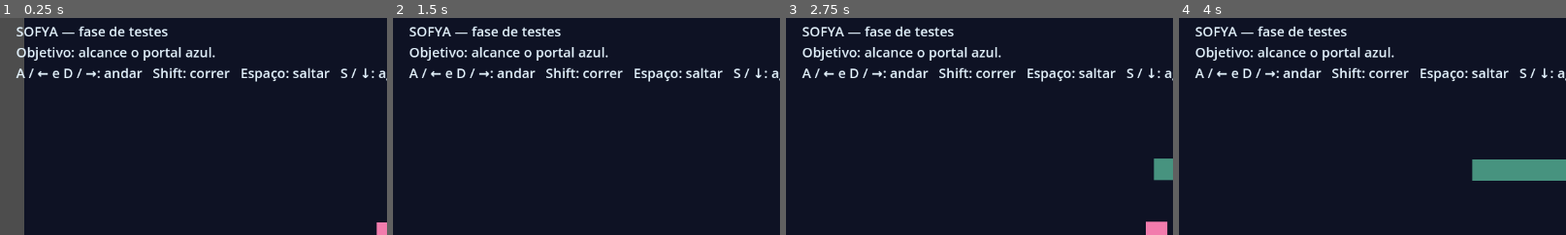
Above: before the commit, frames 1-4 (left to right).
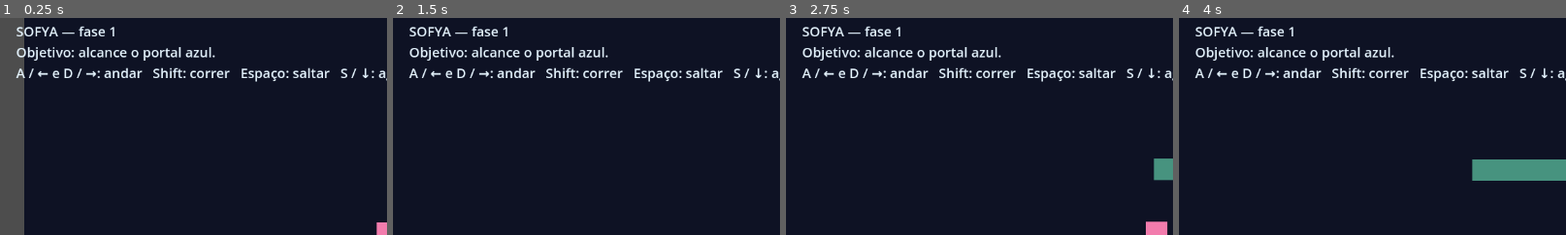
Above: after the commit, the same moments.

Repository: willianschultz/sofya
Game: Godot game, scene res://scenes/main.tscn
Same seed, same stepped clock (60 frames per second), same inputs: the game is played once before the commit and once after it.
Inputs:
- Up to frame 1 (0.25 s): no input
- Up to frame 2 (1.5 s): hold S (crouch) 0.53-1.28 s; hold D (move_right) from 0.53 s (still down); tap Space (jump) at 0.77 s; tap Shift (run) at 1.35 s
- Up to frame 3 (2.75 s): tap Space (jump) at 1.52 s; release D (move_right) at 2.03 s; hold A (move_left) from 2.03 s (still down); hold S (crouch) from 2.03 s (still down)
- Up to frame 4 (4 s): release A (move_left) at 2.78 s; release S (crouch) at 2.78 s; hold D (move_right) from 2.78 s (still down); tap Shift (run) at 2.85 s; tap Space (jump) at 3.02, 3.77 s; hold S (crouch) from 3.53 s (still down)
The pictures show only the part of the screen within x 0-50%, y 2-52%; the shares and areas given below are measured in that part.

The runs differ from the first frame. In frame 1, 0.4% of the frame differs, in the area x 28-44%, y 3-9%; in frame 2, 0.4%; in frame 3, 0.4%; in frame 4, 0.4%.

Commit message:
feat: add second level transition

Diff:
--- /dev/null
+++ b/scenes/level_02.tscn
@@ -0,0 +1,64 @@
+[gd_scene load_steps=6 format=3]
+
+[ext_resource type="PackedScene" path="res://scenes/player.tscn" id="1_player"]
+[ext_resource type="PackedScene" path="res://scenes/level_exit.tscn" id="2_exit"]
+
+[sub_resource type="RectangleShape2D" id="FloorShape"]
+size = Vector2(1800, 64)
+
+[sub_resource type="RectangleShape2D" id="PlatformOneShape"]
+size = Vector2(220, 32)
+
+[sub_resource type="RectangleShape2D" id="PlatformTwoShape"]
+size = Vector2(180, 32)
+
+[node name="Level02" type="Node2D"]
+
+[node name="Background" type="Polygon2D" parent="."]
+polygon = PackedVector2Array(-400, -400, 1800, -400, 1800, 1000, -400, 1000)
+color = Color(0.1, 0.06, 0.16, 1)
+
+[node name="Floor" type="StaticBody2D" parent="."]
+position = Vector2(500, 580)
+
+[node name="Visual" type="Polygon2D" parent="Floor"]
+polygon = PackedVector2Array(-900, -32, 900, -32, 900, 32, -900, 32)
+color = Color(0.28, 0.22, 0.42, 1)
+
+[node name="CollisionShape2D" type="CollisionShape2D" parent="Floor"]
+shape = SubResource("FloorShape")
+
+[node name="PlatformOne" type="StaticBody2D" parent="."]
+position = Vector2(410, 430)
+
+[node name="Visual" type="Polygon2D" parent="PlatformOne"]
+polygon = PackedVector2Array(-110, -16, 110, -16, 110, 16, -110, 16)
+color = Color(0.57, 0.39, 0.72, 1)
+
+[node name="CollisionShape2D" type="CollisionShape2D" parent="PlatformOne"]
+shape = SubResource("PlatformOneShape")
+
+[node name="PlatformTwo" type="StaticBody2D" parent="."]
+position = Vector2(730, 330)
+
+[node name="Visual" type="Polygon2D" parent="PlatformTwo"]
+polygon = PackedVector2Array(-90, -16, 90, -16, 90, 16, -90, 16)
+color = Color(0.66, 0.45, 0.78, 1)
+
+[node name="CollisionShape2D" type="CollisionShape2D" parent="PlatformTwo"]
+shape = SubResource("PlatformTwoShape")
+
+[node name="Player" parent="." instance=ExtResource("1_player")]
+position = Vector2(140, 400)
+
+[node name="Exit" parent="." instance=ExtResource("2_exit")]
+position = Vector2(730, 264)
+
+[node name="Interface" type="CanvasLayer" parent="."]
+
+[node name="Instructions" type="Label" parent="Interface"]
+offset_left = 24.0
+offset_top = 20.0
+theme_override_colors/font_color = Color(0.96, 0.9, 1, 1)
+theme_override_font_sizes/font_size = 20
+text = "SOFYA — fase 2\nObjetivo: alcance o portal azul para concluir a demonstração."
--- a/scenes/main.tscn
+++ b/scenes/main.tscn
@@ -66,6 +66,7 @@
 
 [node name="Exit" parent="." instance=ExtResource("2_exit")]
 position = Vector2(1100, 184)
+next_scene_path = "res://scenes/level_02.tscn"
 
 [node name="Interface" type="CanvasLayer" parent="."]
 
@@ -74,4 +75,4 @@
 offset_top = 20.0
 theme_override_colors/font_color = Color(0.9, 0.96, 1, 1)
 theme_override_font_sizes/font_size = 20
-text = "SOFYA — fase de testes\nObjetivo: alcance o portal azul.\nA / ← e D / →: andar   Shift: correr   Espaço: saltar   S / ↓: agachar"
+text = "SOFYA — fase 1\nObjetivo: alcance o portal azul.\nA / ← e D / →: andar   Shift: correr   Espaço: saltar   S / ↓: agachar"
--- a/scripts/level_exit.gd
+++ b/scripts/level_exit.gd
@@ -3,10 +3,14 @@
 ## Responsável por:
 ## - Detectar quando a Sofya alcança o portal.
 ## - Exibir a confirmação de conclusão uma única vez.
+## - Abrir a próxima fase quando ela for configurada.
 ##
 ## Cena relacionada: scenes/level_exit.tscn
 ## Documentação: docs/04_CRIANDO_FASES.md
 extends Area2D
+
+@export_file("*.tscn") var next_scene_path: String = ""
+@export var transition_delay: float = 1.0
 
 @onready var completed_label: Label = $CompletedLabel
 
@@ -25,3 +29,7 @@
 	completed_label.visible = true
 	# A Godot termina o processamento do sinal antes de alterar o monitoramento.
 	set_deferred("monitoring", false)
+
+	if not next_scene_path.is_empty():
+		await get_tree().create_timer(transition_delay).timeout
+		get_tree().change_scene_to_file(next_scene_path)
Not shown, changed: docs/02_ESTRUTURA_PROJETO.md
Not shown, changed: docs/04_CRIANDO_FASES.md
Not shown, changed: docs/06_SALVAMENTO.md
Not shown, changed: docs/08_MANUTENCAO.md
Not shown, changed: docs/09_PROXIMAS_ETAPAS.md
